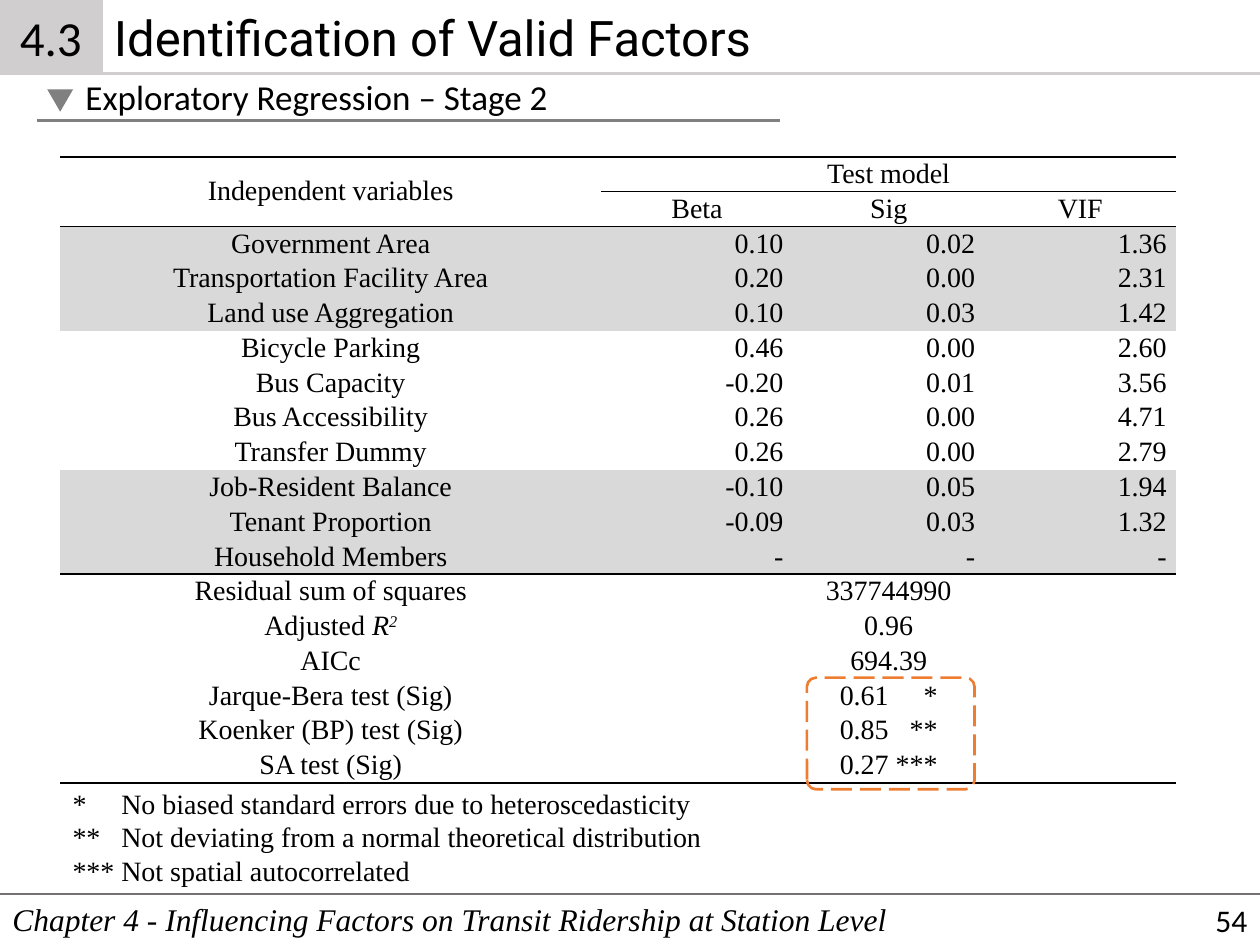
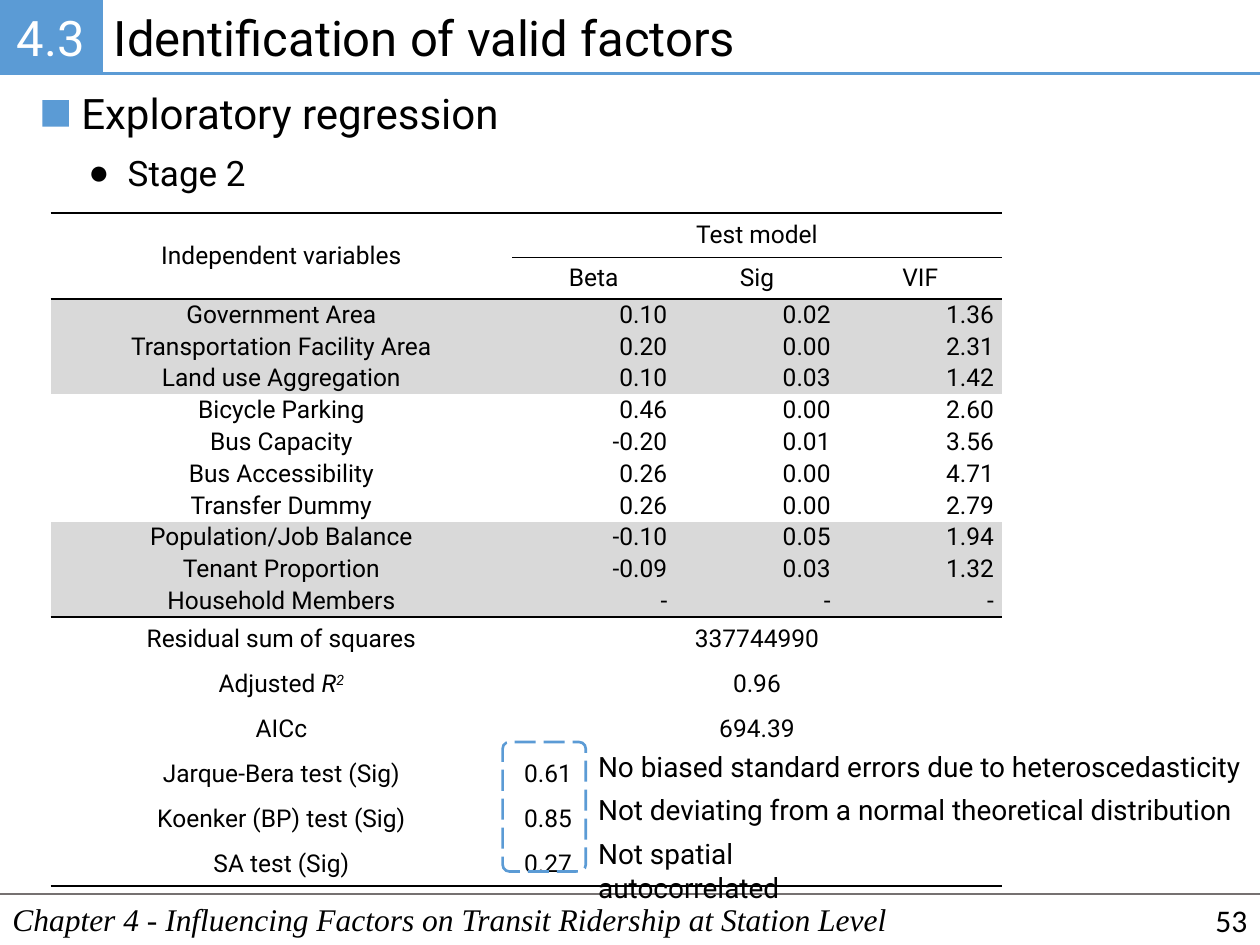
Before and after one commit to 7bder/Thesis, a slide deck: slide 53 of presentation/dissertation.pptx (slide 54 before the commit). Drawn at 1260x945 pixels with LibreOffice and Linux fonts; fonts in the diff are those of the drawing. Boxes give left, top, right and bottom in pixels: in the first picture for what was removed or moved away, otherwise in the second. Text is boxed around its words. In the diff, an @@ line names an element or a change of style, - is before the commit and + after.

```diff
--- a/presentation/dissertation.pptx
+++ b/presentation/dissertation.pptx
@@ rectangle "4.3" at (0, 0, 102, 73): font Calibri to Roboto, text colour #000000 to #FFFFFF; fill #D0CECE to #5B9BD5; outline #D0CECE 2.25 pt to #5B9BD5 2.25 pt @@
@@ text at (114, 18, 735, 57): text changed @@
-Identification of Valid Factors
+Identification of valid factors
@@ triangle removed at (48, 89, 74, 112) @@
@@ text "Exploratory regression" at (81, 97, 499, 138): vertical alignment middle to top @@
@@ line (102, 73) - (1260, 73): stroke #D0CECE 2.25 pt to #5B9BD5 2.25 pt @@
@@ rectangle added at (43, 100, 69, 126), fill #5B9BD5 @@
@@ text at (81, 97, 499, 138): text changed; size 20 to 24 pt; font Calibri to Roboto @@
-Exploratory Regression – Stage 2
+Exploratory regression
@@ line removed from (38, 120) to (780, 120) @@
@@ text added at (128, 160, 246, 194), 20 pt, text #000000 @@
+● Stage 2
@@ table at (50, 213, 1003, 881) @@
-row 10, column 1: Job-Resident Balance
+row 10, column 1: Population/Job Balance
-row 16, column 2: 0.61 *
+row 16, column 2: 0.61
-row 17, column 2: 0.85 **
+row 17, column 2: 0.85
-row 18, column 2: 0.27 ***
+row 18, column 2: 0.27
@@ size 16 to 14 pt, font Times New Roman to Roboto @@
@@ table: place and size @@
-table at (60, 156, 1176, 784)
+table at (50, 213, 1003, 881)
@@ rounded rectangle: place and size @@
-rounded rectangle at (806, 678, 974, 790)
+rounded rectangle at (503, 742, 586, 872)
@@ rounded rectangle at (503, 742, 586, 872): outline #ED7D31 1.5 pt dashed to #5B9BD5 1.5 pt dashed @@
@@ text at (598, 756, 1240, 783): text changed; font Times New Roman to Roboto @@
-* No biased standard errors due to heteroscedasticity
-** Not deviating from a normal theoretical distribution
-*** Not spatial autocorrelated
+No biased standard errors due to heteroscedasticity
@@ text added at (598, 798, 1232, 826), 16 pt, text #000000 @@
+Not deviating from a normal theoretical distribution
@@ text added at (598, 843, 779, 899), 16 pt, text #000000 @@
+Not spatial autocorrelated
@@ page number at (1215, 911, 1247, 933): text changed @@
-54
+53
```
Also in this commit, not shown: 76 other slides changed, 31 slides added, 4 slides removed, 14 other files.
